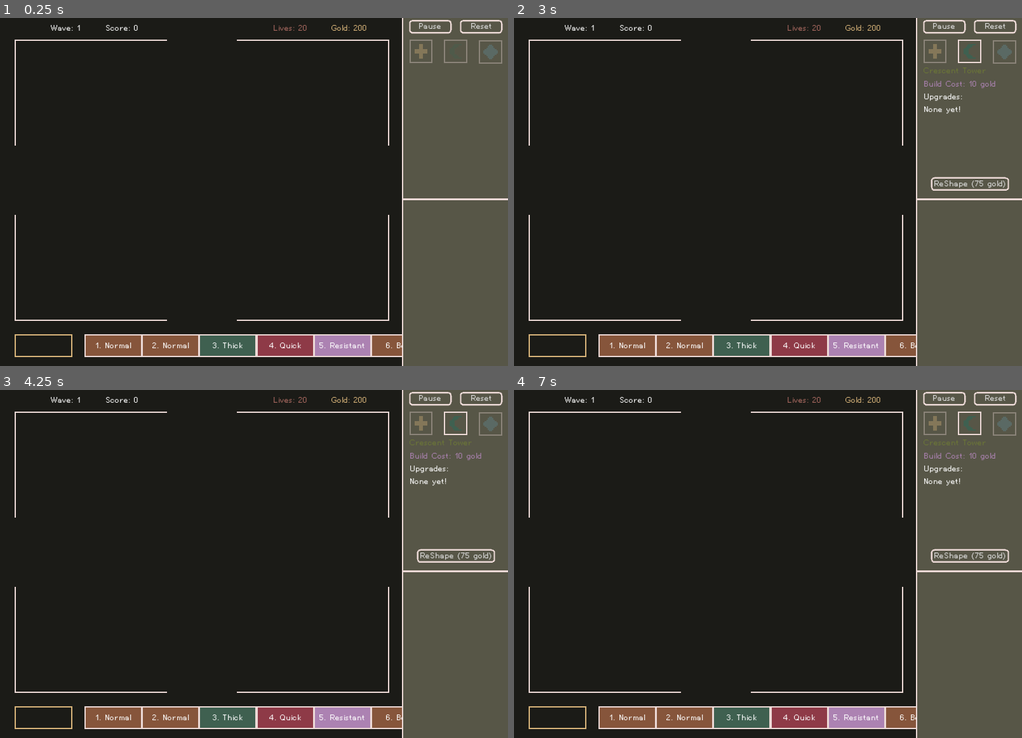
Above: before the commit, frames 1-4 (two rows, left to right).
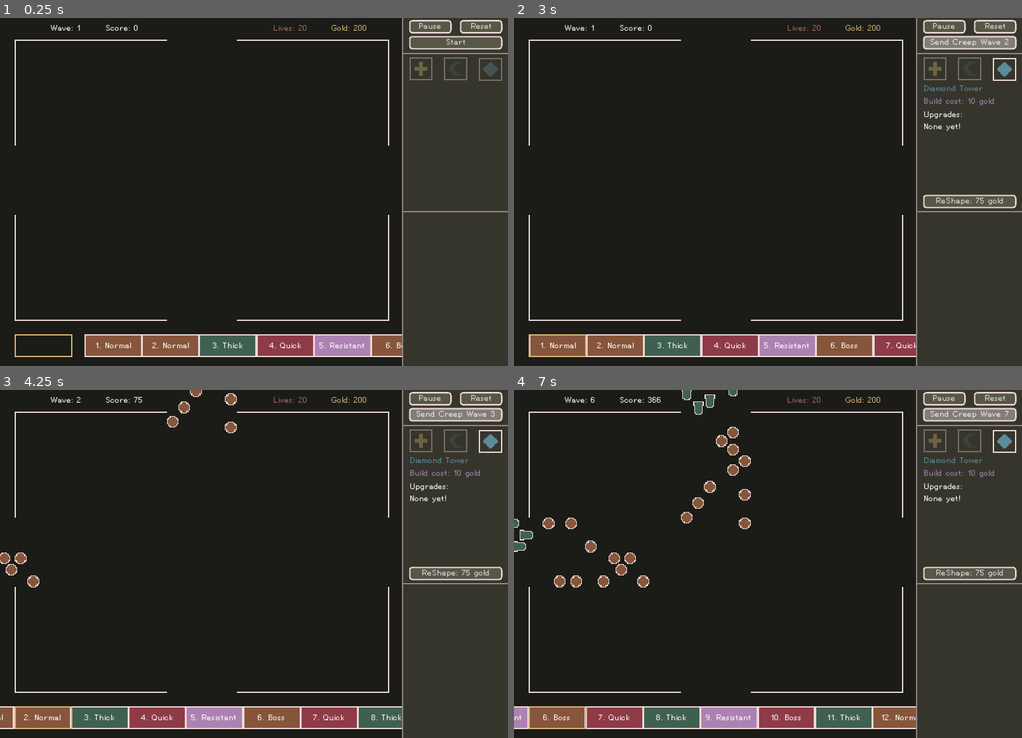
Above: after the commit, the same moments.

Repository: nolenroyalty/ReShape-TD
Game: Godot game, scene res://Main.tscn
Two runs of this game, one before a commit and one after it. Both use one fixed random seed, a clock stepped at 60 frames per second and the inputs below.
Inputs (mouse positions are in pixels of both pictures, inside the frame that each line leads up to; where the layout moved, square brackets give the same spot in the first picture):
- Up to frame 1 (0.25 s): no input
- Up to frame 2 (3 s): click (971, 70) [971, 52] at 0.5 s; click (935, 70) [935, 52] at 1.25 s; click (1006, 70) [1006, 52] at 2 s; click (971, 42) at 2.75 s, where only the run after the commit has a clickable "Start"
- Up to frame 3 (4.25 s): click (457, 414) at 3.5 s, where only the run after the commit has a clickable "Send Creep Wave 2"
- Up to frame 4 (7 s): click (971, 414) at 4.25 s, where only the run after the commit has a clickable "Send Creep Wave 3"; click (971, 414) at 5 s, where only the run after the commit has a clickable "Send Creep Wave 4"; click (971, 414) at 5.75 s, where only the run after the commit has a clickable "Send Creep Wave 5"; click (971, 414) at 6.5 s, where only the run after the commit has a clickable "Send Creep Wave 6"

The runs differ from the first frame. In frame 1, 20% of the frame differs, in the area x 79-100%, y 0-100%; in frame 2, 24%; in frame 3, 25%; in frame 4, 25%, in the area x 0-100%, y 0-100%.

Commit message:
~all i do is make small visual tweaks~

Diff:
--- a/Main.tscn
+++ b/Main.tscn
@@ -20,8 +20,6 @@
 __meta__ = {
 "_edit_horizontal_guides_": [ 41.0 ]
 }
-
-[node name="EverythingForShader" type="Node2D" parent="."]
 
 [node name="Battlefield" parent="." instance=ExtResource( 1 )]
 position = Vector2( -26, -16 )
@@ -73,12 +71,15 @@
 position = Vector2( 20, 436 )
 z_index = 1
 
-[node name="Shader" type="ColorRect" parent="."]
+[node name="FullSidebar" parent="." instance=ExtResource( 2 )]
+position = Vector2( 554, 0 )
+z_index = 2
+
+[node name="ShaderDisplay" type="Node2D" parent="."]
+z_index = 3
+
+[node name="Shader" type="ColorRect" parent="ShaderDisplay"]
 visible = false
 material = SubResource( 1 )
 margin_right = 700.0
 margin_bottom = 496.0
-
-[node name="FullSidebar" parent="." instance=ExtResource( 2 )]
-position = Vector2( 554, 0 )
-z_index = 2
--- a/towers/Tower.gd
+++ b/towers/Tower.gd
@@ -26,8 +26,6 @@
 var tower_range = null
 var sell_value = null
 var kills = 0
-
-
 
 func acquire_target(target_):
 	target = target_
--- a/ui/FullSidebar.gd
+++ b/ui/FullSidebar.gd
@@ -4,11 +4,13 @@
 signal selected(shape)
 signal reset()
 signal pause()
+signal send_wave()
 
 onready var individual_viewer = $Background/IndividualViewer
 onready var tower_builder = $Background/ReshapeUpgradeSelector
 onready var reset_button := $Background/ResetButton
 onready var pause_button := $Background/PauseButton
+onready var next_wave_button := $Background/NextWaveButton
 
 func show_tower(tower):
 	individual_viewer.show_tower(tower)
@@ -25,14 +27,21 @@
 func prop_selected(shape):
 	emit_signal("selected", shape)
 
+func update_for_sent_wave(number):
+	next_wave_button.text = "Send Creep Wave %d" % (number + 1)
+
 func prop_reset():
 	emit_signal("reset")
 
 func prop_pause():
 	emit_signal("pause")
 
+func prop_send_wave():
+	emit_signal("send_wave")
+
 func _ready():
 	tower_builder.connect("reshape", self, "prop_reshape")
 	tower_builder.connect("selected", self, "prop_selected")
 	var _ignore = reset_button.connect("pressed", self, "prop_reset")
 	_ignore = pause_button.connect("pressed", self, "prop_pause")
+	_ignore = next_wave_button.connect("pressed", self, "prop_send_wave")
--- a/ui/FullSidebar.tscn
+++ b/ui/FullSidebar.tscn
@@ -10,6 +10,7 @@
 script = ExtResource( 4 )
 
 [node name="Background" type="NinePatchRect" parent="."]
+self_modulate = Color( 0.615686, 0.615686, 0.615686, 1 )
 margin_right = 146.0
 margin_bottom = 480.0
 theme = ExtResource( 5 )
@@ -18,19 +19,6 @@
 patch_margin_top = 2
 patch_margin_right = 2
 patch_margin_bottom = 2
-
-[node name="ReshapeUpgradeSelector" parent="Background" instance=ExtResource( 2 )]
-position = Vector2( 10, 30 )
-
-[node name="ColorRect" type="ColorRect" parent="Background"]
-margin_left = 2.0
-margin_top = 249.0
-margin_right = 146.0
-margin_bottom = 251.0
-color = Color( 0.92549, 0.85098, 0.839216, 1 )
-
-[node name="IndividualViewer" parent="Background" instance=ExtResource( 3 )]
-position = Vector2( 10, 257 )
 
 [node name="PauseButton" type="Button" parent="Background"]
 margin_left = 10.0
@@ -45,3 +33,33 @@
 margin_right = 138.0
 margin_bottom = 21.0
 text = "Reset"
+
+[node name="NextWaveButton" type="Button" parent="Background"]
+margin_left = 10.0
+margin_top = 25.0
+margin_right = 138.0
+margin_bottom = 43.0
+hint_tooltip = "Hotkey: N"
+text = "Start"
+
+[node name="DividerTop" type="ColorRect" parent="Background"]
+modulate = Color( 0.615686, 0.615686, 0.615686, 1 )
+margin_left = 2.0
+margin_top = 48.0
+margin_right = 146.0
+margin_bottom = 50.0
+color = Color( 0.92549, 0.85098, 0.839216, 1 )
+
+[node name="ReshapeUpgradeSelector" parent="Background" instance=ExtResource( 2 )]
+position = Vector2( 10, 54 )
+
+[node name="ColorRect" type="ColorRect" parent="Background"]
+modulate = Color( 0.615686, 0.615686, 0.615686, 1 )
+margin_left = 2.0
+margin_top = 266.0
+margin_right = 146.0
+margin_bottom = 268.0
+color = Color( 0.92549, 0.85098, 0.839216, 1 )
+
+[node name="IndividualViewer" parent="Background" instance=ExtResource( 3 )]
+position = Vector2( 10, 274 )
--- a/ui/IndividualTowerViewer.gd
+++ b/ui/IndividualTowerViewer.gd
@@ -34,10 +34,10 @@
 
 	title.text = "%s Tower Rank %d" % [name, stats.LEVEL]
 
-	rank_up.text = "Rank Up (%s gold)" % tower.upgrade_cost()
-	sell.text = "Sell (%s gold)" % tower.sell_value
+	rank_up.text = "Rank Up: %s gold" % tower.upgrade_cost()
+	sell.text = "Sell: %s gold" % tower.sell_value
 
-	damage.text = "%d" % int(stats.DAMAGE)
+	damage.text = "%d" % int(stats.DAMAGE * Upgrades.damage_mult(tower.my_shape))
 	aps.text = "%.1f" % stats.attacks_per_second()
 	range_text.text = "%d" % int(stats.RANGE_RADIUS)
 	kills.text = "%d" % tower.kills
@@ -57,11 +57,17 @@
 func on_gold_changed(_gold):
 	set_level_up_status()
 
+func handle_reshaped(shape, _upgrade):
+	if tower and tower.my_shape == shape:
+		set_text_for_tower()
+
 func _ready():
 	assert(tower != null, "tower must be set before adding to scene!")
 	rank_up.connect("pressed", self, "on_level_up_button_pressed")
 	sell.connect("pressed", self, "on_sell_button_pressed")
 	tower.connect("leveled_up", self, "set_text_for_tower")
 	tower.connect("killed", self, "set_text_for_tower")
+
 	var _ignore = State.connect("gold_updated", self, "on_gold_changed")
+	_ignore = Upgrades.connect("reshaped", self, "handle_reshaped")
 	set_text_for_tower()
--- a/ui/IndividualTowerViewer.tscn
+++ b/ui/IndividualTowerViewer.tscn
@@ -17,15 +17,15 @@
 align = 1
 
 [node name="CrossSprite" type="Sprite" parent="."]
-position = Vector2( 72, 36 )
+position = Vector2( 64, 36 )
 texture = ExtResource( 2 )
 
 [node name="CrescentSprite" type="Sprite" parent="."]
-position = Vector2( 72, 36 )
+position = Vector2( 64, 36 )
 texture = ExtResource( 3 )
 
 [node name="DiamondSprite" type="Sprite" parent="."]
-position = Vector2( 72, 36 )
+position = Vector2( 64, 36 )
 texture = ExtResource( 4 )
 
 [node name="Grid" type="GridContainer" parent="."]
@@ -35,94 +35,95 @@
 theme = ExtResource( 5 )
 columns = 2
 
-[node name="RankUp" type="Button" parent="Grid"]
-margin_right = 107.0
-margin_bottom = 18.0
-text = "Rank Up (123 gold)"
-
-[node name="Spacer1" type="Control" parent="Grid"]
-margin_left = 111.0
-margin_right = 111.0
-margin_bottom = 18.0
-size_flags_horizontal = 0
-
-[node name="Sell" type="Button" parent="Grid"]
-margin_top = 22.0
-margin_right = 107.0
-margin_bottom = 40.0
-text = "Sell (500 gold)"
-
-[node name="Spacer2" type="Control" parent="Grid"]
-margin_left = 111.0
-margin_top = 22.0
-margin_right = 111.0
-margin_bottom = 40.0
-size_flags_horizontal = 0
-
 [node name="DamageTitle" type="Label" parent="Grid"]
-margin_top = 44.0
-margin_right = 107.0
-margin_bottom = 58.0
+margin_right = 110.0
+margin_bottom = 14.0
 size_flags_horizontal = 3
 custom_colors/font_color = Color( 0.662745, 0.411765, 0.376471, 1 )
 text = "Damage"
 
 [node name="Damage" type="Label" parent="Grid"]
-margin_left = 111.0
-margin_top = 44.0
+margin_left = 114.0
 margin_right = 130.0
-margin_bottom = 58.0
+margin_bottom = 14.0
 size_flags_horizontal = 3
 custom_colors/font_color = Color( 0.662745, 0.411765, 0.376471, 1 )
 text = "10"
 
 [node name="AttacksTitle" type="Label" parent="Grid"]
-margin_top = 62.0
-margin_right = 107.0
-margin_bottom = 76.0
+margin_top = 18.0
+margin_right = 110.0
+margin_bottom = 32.0
 size_flags_horizontal = 3
 custom_colors/font_color = Color( 0.847059, 0.705882, 0.478431, 1 )
 text = "Attack Speed"
 
 [node name="APS" type="Label" parent="Grid"]
-margin_left = 111.0
-margin_top = 62.0
+margin_left = 114.0
+margin_top = 18.0
 margin_right = 130.0
-margin_bottom = 76.0
+margin_bottom = 32.0
 size_flags_horizontal = 3
 custom_colors/font_color = Color( 0.847059, 0.705882, 0.478431, 1 )
 text = "1"
 
 [node name="RangeTitle" type="Label" parent="Grid"]
-margin_top = 80.0
-margin_right = 107.0
-margin_bottom = 94.0
+margin_top = 36.0
+margin_right = 110.0
+margin_bottom = 50.0
 size_flags_horizontal = 3
 custom_colors/font_color = Color( 0.368627, 0.545098, 0.607843, 1 )
 text = "Range"
 
 [node name="Range" type="Label" parent="Grid"]
-margin_left = 111.0
-margin_top = 80.0
+margin_left = 114.0
+margin_top = 36.0
 margin_right = 130.0
-margin_bottom = 94.0
+margin_bottom = 50.0
 size_flags_horizontal = 3
 custom_colors/font_color = Color( 0.368627, 0.545098, 0.607843, 1 )
 text = "64"
 
 [node name="KillsTitle" type="Label" parent="Grid"]
-margin_top = 98.0
-margin_right = 107.0
-margin_bottom = 112.0
+margin_top = 54.0
+margin_right = 110.0
+margin_bottom = 68.0
 size_flags_horizontal = 3
 custom_colors/font_color = Color( 0.67451, 0.509804, 0.698039, 1 )
 text = "Kills"
 
 [node name="Kills" type="Label" parent="Grid"]
-margin_left = 111.0
-margin_top = 98.0
+margin_left = 114.0
+margin_top = 54.0
 margin_right = 130.0
-margin_bottom = 112.0
+margin_bottom = 68.0
 size_flags_horizontal = 3
 custom_colors/font_color = Color( 0.67451, 0.509804, 0.698039, 1 )
 text = "0"
+
+[node name="RankUp" type="Button" parent="Grid"]
+margin_top = 72.0
+margin_right = 110.0
+margin_bottom = 90.0
+rect_min_size = Vector2( 110, 0 )
+text = "Rank Up: 444 gold"
+
+[node name="Spacer1" type="Control" parent="Grid"]
+margin_left = 114.0
+margin_top = 72.0
+margin_right = 114.0
+margin_bottom = 90.0
+size_flags_horizontal = 0
+
+[node name="Sell" type="Button" parent="Grid"]
+margin_top = 94.0
+margin_right = 110.0
+margin_bottom = 112.0
+text = "Sell: 500 gold"
+
+[node name="Spacer2" type="Control" parent="Grid"]
+margin_left = 114.0
+margin_top = 94.0
+margin_right = 114.0
+margin_bottom = 112.0
+size_flags_horizontal = 0
--- a/ui/ReshapeUpgrade3Choice.gd
+++ b/ui/ReshapeUpgrade3Choice.gd
@@ -54,8 +54,3 @@
 	left.connect("pressed", self, "on_button_pressed", [shape, chosen[0]])
 	right.connect("pressed", self, "on_button_pressed", [shape, chosen[1]])
 	center.connect("pressed", self, "on_button_pressed", [shape, chosen[2]])
-	print("foo")
-	# cancel.connect("pressed", self, "cancelled", [shape])
-
-# func _ready():
-# 	set_shape(C.SHAPE.CROSS)
--- a/ui/ReshapeUpgradeSelector.gd
+++ b/ui/ReshapeUpgradeSelector.gd
@@ -14,6 +14,8 @@
 onready var reshape_button = $Control/ReshapeButton
 onready var upgrades_label = $Control/Labels/UpgradesLabel
 onready var cost_label = $Control/Labels/CostLabel
+
+onready var cost_tween = $CostTween
 
 var current = null
 
@@ -40,14 +42,29 @@
 			b.modulate.a = 0.35
 			l.hide()
 
-func update_info_text():
+func set_cost_text(cost):
+	cost_label.text = "Build cost: %d gold" % cost
+
+var prior_cost = 0
+func tween_up_cost():
+	cost_tween.stop_all()
+	cost_tween.interpolate_method(self, "set_cost_text", prior_cost, Upgrades.tower_cost(current), 1.0, Tween.TRANS_QUAD, Tween.EASE_IN_OUT)
+	cost_tween.start()
+	prior_cost = Upgrades.tower_cost(current)
+
+func update_info_text(tween_cost=false):
 	if current == null:
 		cost_label.text = ""
 		upgrades_label.text = ""
 		return
 
-	var build_cost = "Build Cost: %d gold" % [Upgrades.tower_cost(current)]
-	cost_label.text = build_cost
+	if tween_cost:
+		tween_up_cost()
+	else:
+		prior_cost = Upgrades.tower_cost(current)
+		set_cost_text(Upgrades.tower_cost(current))
+		#var build_cost = "Build Cost: %d gold" % [Upgrades.tower_cost(current)]
+		# cost_label.text = build_cost
 
 	var active_upgrades = Upgrades.active_upgrades(current)
 	if len(active_upgrades) == 0: upgrades_label.text = "Upgrades:\nNone yet!"
@@ -69,11 +86,11 @@
 	if len(remaining) < 3:
 		reshape_button.text = "No upgrades left"
 	else:
-		reshape_button.text = "ReShape (%d gold)" % [cost]
+		reshape_button.text = "ReShape: %d gold" % [cost]
 
 func handle_reshaped(shape, _upgrade):
 	if current != null and shape == current:
-		update_info_text()
+		update_info_text(true)
 		update_reshape_button_cost()
 		update_disabled_state()
 
--- a/ui/ReshapeUpgradeSelector.tscn
+++ b/ui/ReshapeUpgradeSelector.tscn
@@ -46,9 +46,9 @@
 anchor_top = 1.0
 anchor_right = 0.5
 anchor_bottom = 1.0
-margin_left = -53.5
+margin_left = -64.0
 margin_top = -18.0
-margin_right = 53.5
+margin_right = 64.0
 theme = ExtResource( 7 )
 custom_fonts/font = ExtResource( 5 )
 
@@ -67,7 +67,7 @@
 margin_top = 18.0
 margin_right = 107.0
 margin_bottom = 32.0
-custom_colors/font_color = Color( 0.419608, 0.462745, 0.211765, 1 )
+custom_colors/font_color = Color( 0.247059, 0.376471, 0.313726, 1 )
 text = "Crescent Tower"
 
 [node name="DiamondTower" type="Label" parent="Control/Labels"]
@@ -92,3 +92,5 @@
 text = "Upgrades:
 None yet!"
 autowrap = true
+
+[node name="CostTween" type="Tween" parent="."]
